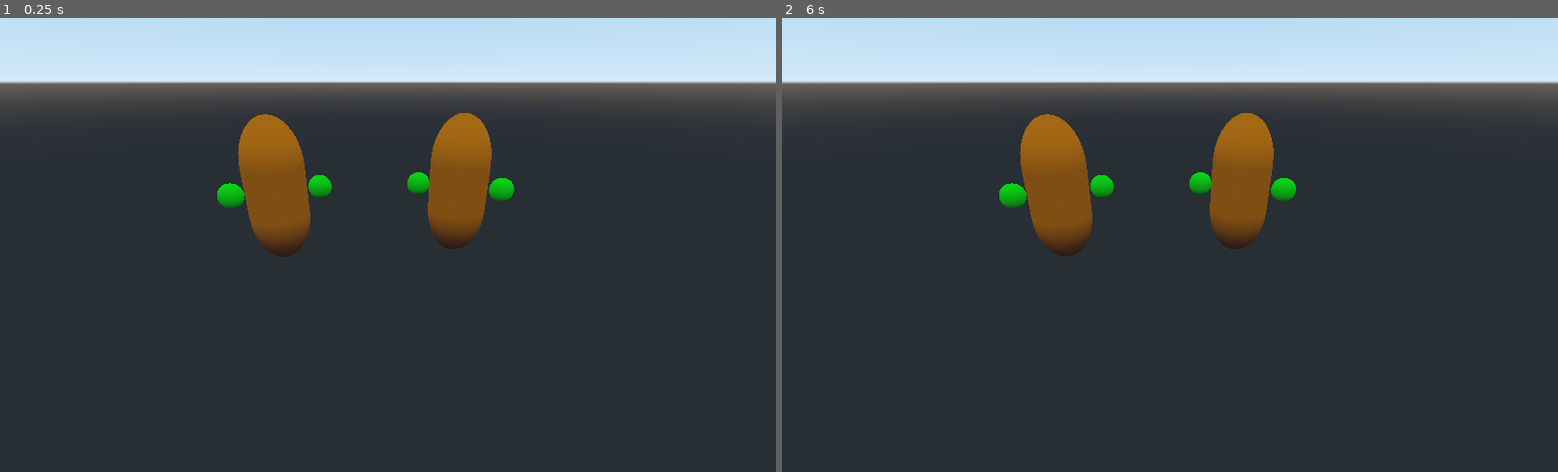
Above: before the commit, frames 1-2 (left to right).
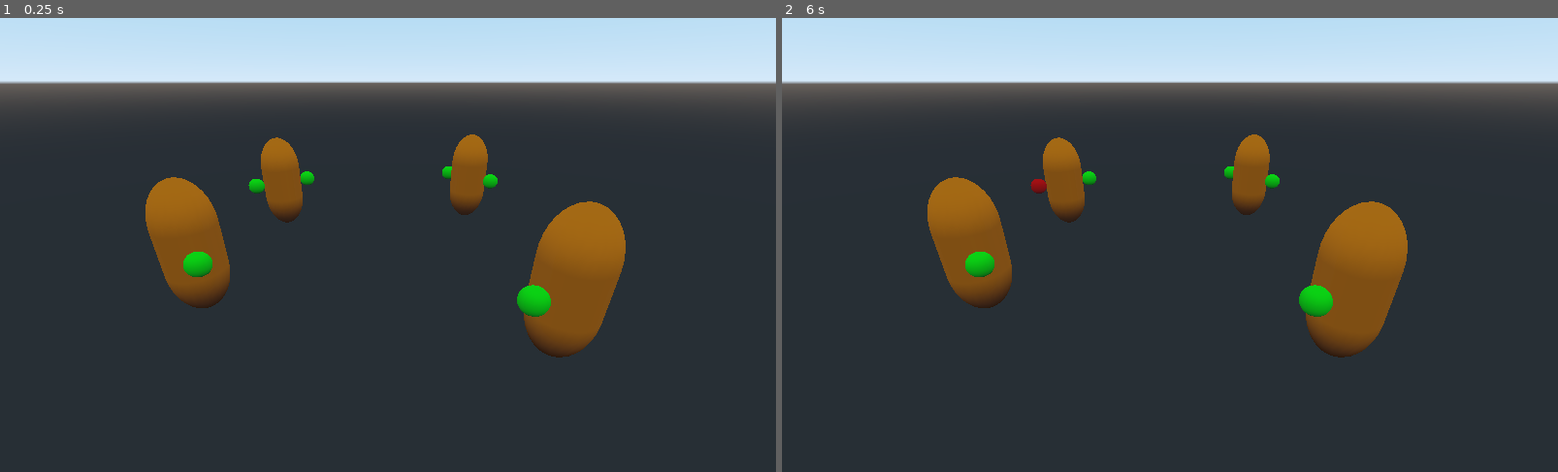
Above: after the commit, the same moments.

Repository: AbeVos/eldee47
Game: Godot game, scene res://scenes/Arm_test.tscn
The game is run twice, just before and just after one commit, with the same random seed, the same clock (stepped at 60 frames per second) and the same inputs.
Inputs (mouse positions are in pixels of both pictures, inside the frame that each line leads up to):
- Up to frame 1 (0.25 s): no input
- Up to frame 2 (6 s): tap Enter at 0.5, 2, 3.5 s; move the mouse to (1340, 222) at 0.52 s; click (1340, 222) at 0.67 s; tap Space at 1.25, 2.75, 4.25 s; drag from (1014, 267) to (1131, 335) at 1.27 s; move the mouse to (1247, 145) at 2.02 s; click (1247, 145) at 2.17 s; drag from (1131, 335) to (937, 176) at 2.77 s; move the mouse to (1402, 313) at 3.52 s; click (1402, 313) at 3.67 s; drag from (937, 176) to (1053, 131) at 4.27 s; move the mouse to (1208, 245) at 5.02 s; click (1208, 245) at 5.17 s; drag from (1053, 131) to (1014, 267) at 5.77 s

The runs differ from the first frame. In frame 1, 9.0% of the frame differs, in the area x 18-81%, y 20-75%; in frame 2, 9.0%.

Commit message:
Make sounds

Diff:
--- a/game/scenes/Arm_test.tscn
+++ b/game/scenes/Arm_test.tscn
@@ -1,15 +1,11 @@
 [gd_scene load_steps=2 format=2]
 
-[ext_resource path="res://scenes/Cultist.tscn" type="PackedScene" id=1]
+[ext_resource path="res://scenes/Choir.tscn" type="PackedScene" id=1]
 
 [node name="Spatial" type="Spatial"]
 
 [node name="Camera" type="Camera" parent="."]
-transform = Transform( 1, 0, 0, 0, 0.8937, 0.448664, 0, -0.448664, 0.8937, 0, 1.6314, 3.00062 )
+transform = Transform( 1, 0, 0, 0, 0.8937, 0.448664, 0, -0.448664, 0.8937, 0, 2.51738, 4.76541 )
 current = true
 
-[node name="Cultist" parent="." instance=ExtResource( 1 )]
-transform = Transform( 0.93068, 0, 0.365835, 0, 1, 0, -0.365835, 0, 0.93068, -1.86301, 0, -2.25683 )
-
-[node name="Cultist2" parent="." instance=ExtResource( 1 )]
-transform = Transform( 0.961894, 0, -0.273422, 0, 1, 0, 0.273422, 0, 0.961894, 1.22511, 0, -2.53395 )
+[node name="Choir" parent="." instance=ExtResource( 1 )]
--- /dev/null
+++ b/game/scenes/Choir.tscn
@@ -0,0 +1,29 @@
+[gd_scene load_steps=3 format=2]
+
+[ext_resource path="res://scripts/Choir.gd" type="Script" id=1]
+[ext_resource path="res://scenes/Cultist.tscn" type="PackedScene" id=2]
+
+[node name="Choir" type="Spatial"]
+script = ExtResource( 1 )
+__meta__ = {
+"_edit_group_": true
+}
+
+[node name="Cultists" type="Node" parent="."]
+
+[node name="Cultist" parent="Cultists" instance=ExtResource( 2 )]
+transform = Transform( 0.832941, 0, 0.553363, 0, 1, 0, -0.553363, 0, 0.832941, -2.97199, 0, -4.19996 )
+
+[node name="Cultist2" parent="Cultists" instance=ExtResource( 2 )]
+transform = Transform( 0.710382, 0, -0.703816, 0, 1, 0, 0.703816, 0, 0.710382, 2.38572, 0, -4.7839 )
+
+[node name="Cultist3" parent="Cultists" instance=ExtResource( 2 )]
+transform = Transform( -0.582847, 0, 0.812582, 0, 1, 0, -0.812582, 0, -0.582847, -3.3467, 0, -0.154545 )
+
+[node name="Cultist4" parent="Cultists" instance=ExtResource( 2 )]
+transform = Transform( -0.872845, 0, -0.487997, 0, 1, 0, 0.487997, 0, -0.872845, 2.5108, -4.76837e-07, 1.00025 )
+
+[node name="Metronome" type="Timer" parent="."]
+wait_time = 0.2
+autostart = true
+[connection signal="timeout" from="Metronome" to="." method="_on_Metronome_timeout"]
--- a/game/scenes/Cultist.tscn
+++ b/game/scenes/Cultist.tscn
@@ -1,7 +1,10 @@
-[gd_scene load_steps=5 format=2]
+[gd_scene load_steps=8 format=2]
 
 [ext_resource path="res://scenes/Arm.tscn" type="PackedScene" id=1]
 [ext_resource path="res://scripts/Cultist.gd" type="Script" id=2]
+[ext_resource path="res://audio/d.wav" type="AudioStream" id=3]
+[ext_resource path="res://audio/c.wav" type="AudioStream" id=4]
+[ext_resource path="res://audio/e.wav" type="AudioStream" id=5]
 
 [sub_resource type="CapsuleMesh" id=1]
 
@@ -23,6 +26,17 @@
 transform = Transform( 0.5, 0, 0, 0, -8.14603e-08, -0.8, 0, 0.5, -1.30337e-07, 0, 0, 0 )
 mesh = SubResource( 1 )
 material/0 = SubResource( 2 )
+
+[node name="Tones" type="Node" parent="."]
+
+[node name="sing_C" type="AudioStreamPlayer" parent="Tones"]
+stream = ExtResource( 4 )
+
+[node name="sing_D" type="AudioStreamPlayer" parent="Tones"]
+stream = ExtResource( 3 )
+
+[node name="sing_E" type="AudioStreamPlayer" parent="Tones"]
+stream = ExtResource( 5 )
 [connection signal="grabbed" from="Left" to="." method="_on_Left_grabbed"]
 [connection signal="released" from="Left" to="." method="_on_Left_released"]
 [connection signal="grabbed" from="Right" to="." method="_on_Right_grabbed"]
--- /dev/null
+++ b/game/scripts/Choir.gd
@@ -0,0 +1,14 @@
+extends Spatial
+
+const CultistResource = preload("res://scenes/Cultist.tscn")
+
+var notes = []
+
+
+func _on_Metronome_timeout():
+    notes = []
+
+    for cultist in $Cultists.get_children():
+        notes.append(cultist.get_pitch(true))
+
+    print(notes)
--- a/game/scripts/Cultist.gd
+++ b/game/scripts/Cultist.gd
@@ -1,14 +1,18 @@
 extends Spatial
 
-export(int) var n_notes = 5
+export(int) var n_notes = 3
+
+var current_pitch
 
 
 func _ready():
     var mat = $Body.get_surface_material(0).duplicate(true)
     $Body.set_surface_material(0, mat)
 
+    current_pitch = get_pitch(true)
 
-func _process(delta):
+
+func _process(_delta):
     if $Right.locked:
         var position = $Left/Hand.transform.origin
         position.x *= -1
@@ -23,15 +27,24 @@
     mat.albedo_color = Color(1, float(get_pitch(true)) / (n_notes - 1), 0)
     $Body.set_surface_material(0, mat)
 
+    if get_pitch(true) != current_pitch:
+        sing()
 
+
+###########
+# Signals #
+###########
 func _on_Left_grabbed():
     $Right.locked = true
+
 
 func _on_Right_grabbed():
     $Left.locked = true
 
+
 func _on_Left_released():
     $Right.locked = false
+
 
 func _on_Right_released():
     $Left.locked = false
@@ -47,3 +60,13 @@
     else:
         var value = get_pitch(false) * (n_notes - 1)
         return int(round(value))
+
+
+func sing():
+    var pitch = get_pitch(true)
+
+    var tones = $Tones.get_children()
+
+    tones[current_pitch].stop()
+    tones[pitch].play(0.0)
+    current_pitch = pitch
Not shown, added: game/audio/c.wav.import
Not shown, added: game/audio/d.wav.import
Not shown, added: game/audio/e.wav.import
Not shown, added: game/audio/c.wav
Not shown, added: game/audio/d.wav
Not shown, added: game/audio/e.wav
